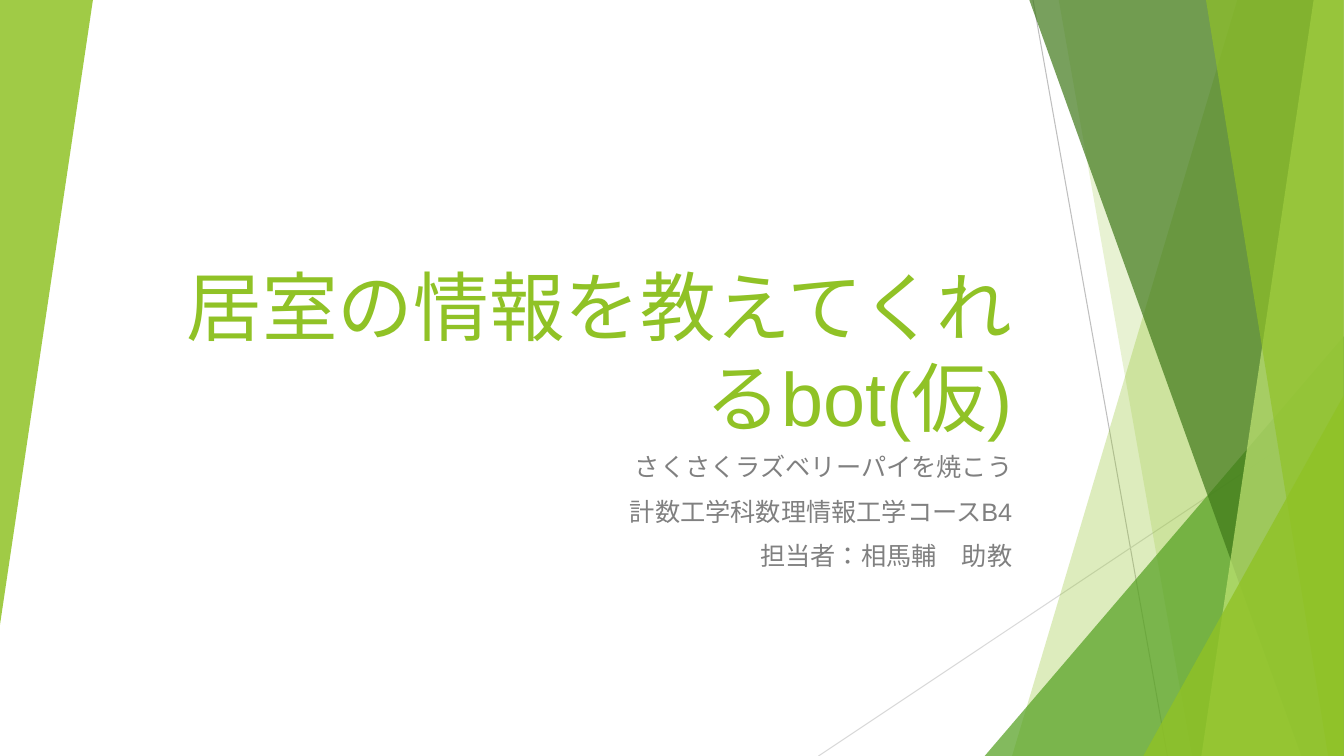
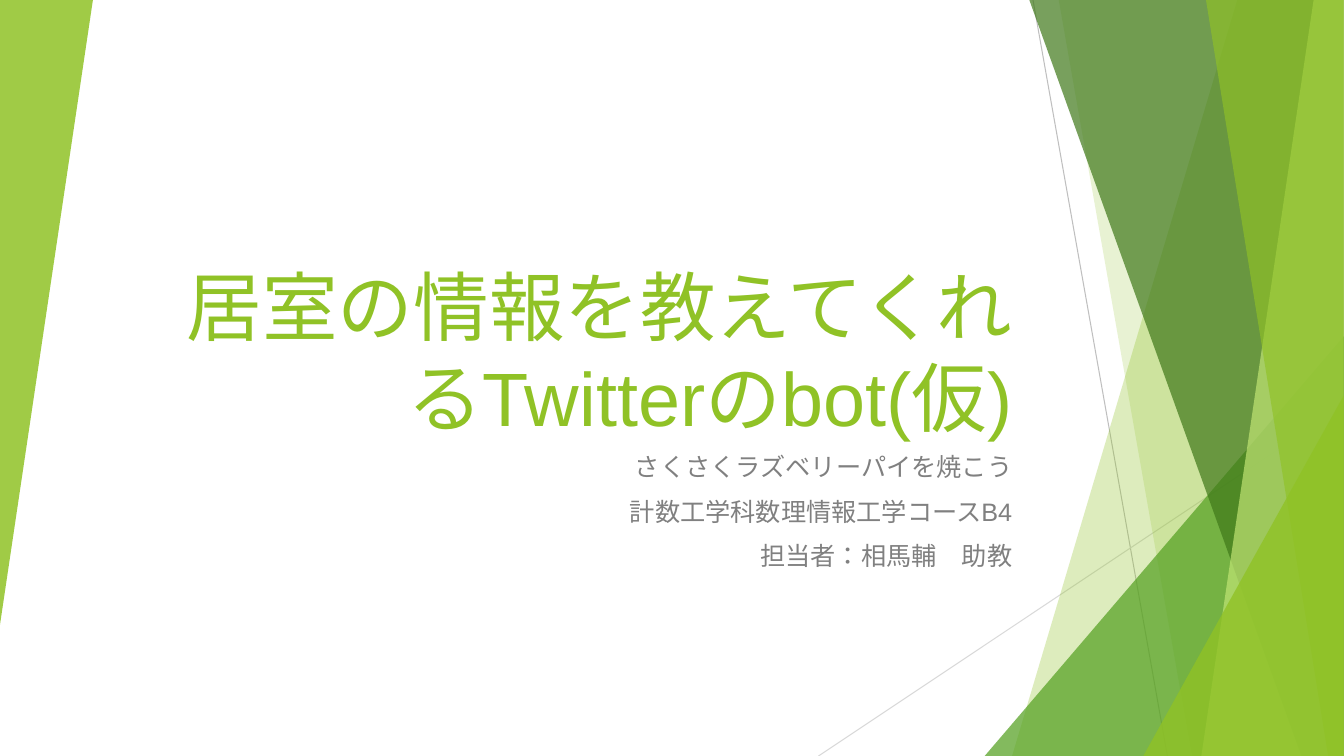
Before and after one commit to OptMist-Tokyo/experiment2017, a slide deck: slide 1 of presentation.pptx. Drawn at 1344x756 pixels with LibreOffice and Linux fonts; fonts in the diff are those of the drawing. Boxes give left, top, right and bottom in pixels: in the first picture for what was removed or moved away, otherwise in the second. Text is boxed around its words. In the diff, an @@ line names an element or a change of style, - is before the commit and + after.

```diff
--- a/presentation.pptx
+++ b/presentation.pptx
@@ title at [187,271,1013,442]: text changed @@
-居室の情報を教えてくれるbot(仮)
+居室の情報を教えてくれるTwitterのbot(仮)
```
Also in this commit, not shown: 3 other slides changed, 3 slides added.
